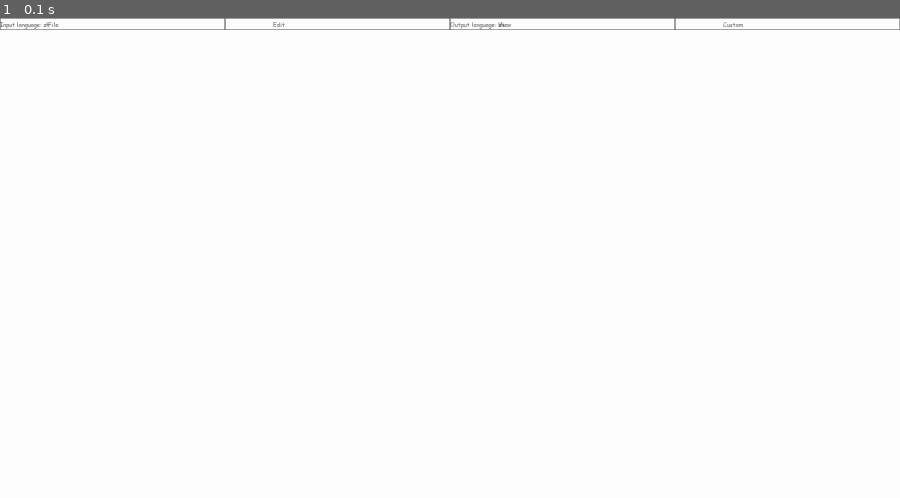
Above: before the commit, frame 1.
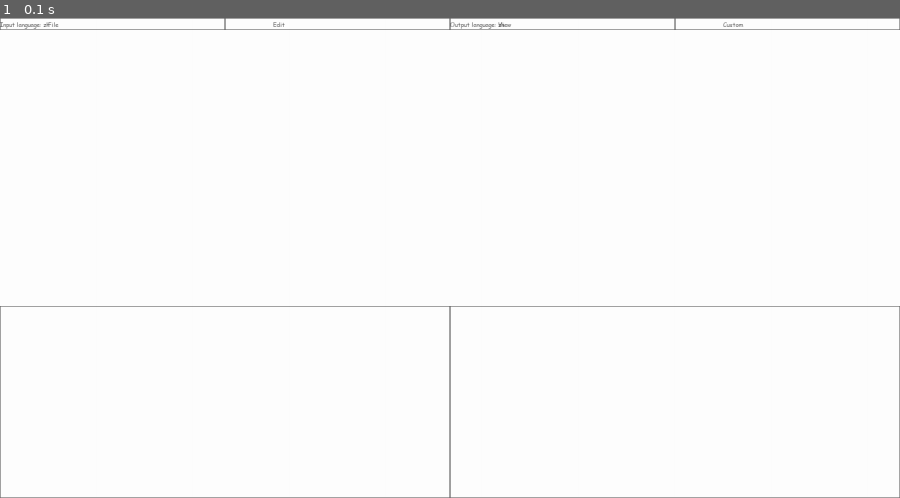
Above: after the commit, the same moment.

Repository: GlacialDreamss/Typetone
Game: pygame game, started from main.py
Two runs of this game, one before a commit and one after it. Both use one fixed random seed, a clock stepped at 60 frames per second and the inputs below.
Inputs:
- Up to frame 1 (0.1 s): no input

The runs differ from the first frame. In frame 1, 0.6% of the frame differs, in the area x 0-100%, y 60-100%.

Commit message:
Update main.py

Diff:
--- a/main.py
+++ b/main.py
@@ -102,8 +102,8 @@
             e.screen.blit(stylesheet.font.text_interface.render(stylesheet.ui_sections.toolbar_section_list[num], True, stylesheet.colour.interface),((stylesheet.ui_sections.toolbar_rect_width*num)+80,3))
 
         for num in range(0, stylesheet.ui_sections.translate_section_num):
-            e.rect = pgm.draw.rect(e.screen, stylesheet.colour.interface, (stylesheet.ui_sections.translate_rect_width*num, 0, stylesheet.ui_sections.translate_rect_width, 20), 1, 0, -1, -1, -1, -1)
-            e.screen.blit(stylesheet.font.text_interface.render(stylesheet.ui_sections.translate_section_list[num], True, stylesheet.colour.interface),((stylesheet.ui_sections.translate_rect_width*num),3))
+            e.rect = pgm.draw.rect(e.screen, stylesheet.colour.interface, (stylesheet.ui_sections.translate_rect_width*num, stylesheet.interface.screen_height-(0.4*stylesheet.interface.screen_height), stylesheet.ui_sections.translate_rect_width, (0.4*stylesheet.interface.screen_height)), 1, 0, -1, -1, -1, -1)
+            e.screen.blit(stylesheet.font.text_interface.render(stylesheet.ui_sections.translate_section_list[num], True, stylesheet.colour.interface),(((stylesheet.ui_sections.translate_rect_width*num)),3))
 
     #def ui_sections(e, sectionListType): #Make the above stuff modular
     #    for num in range(0, len(sectionListType)):
